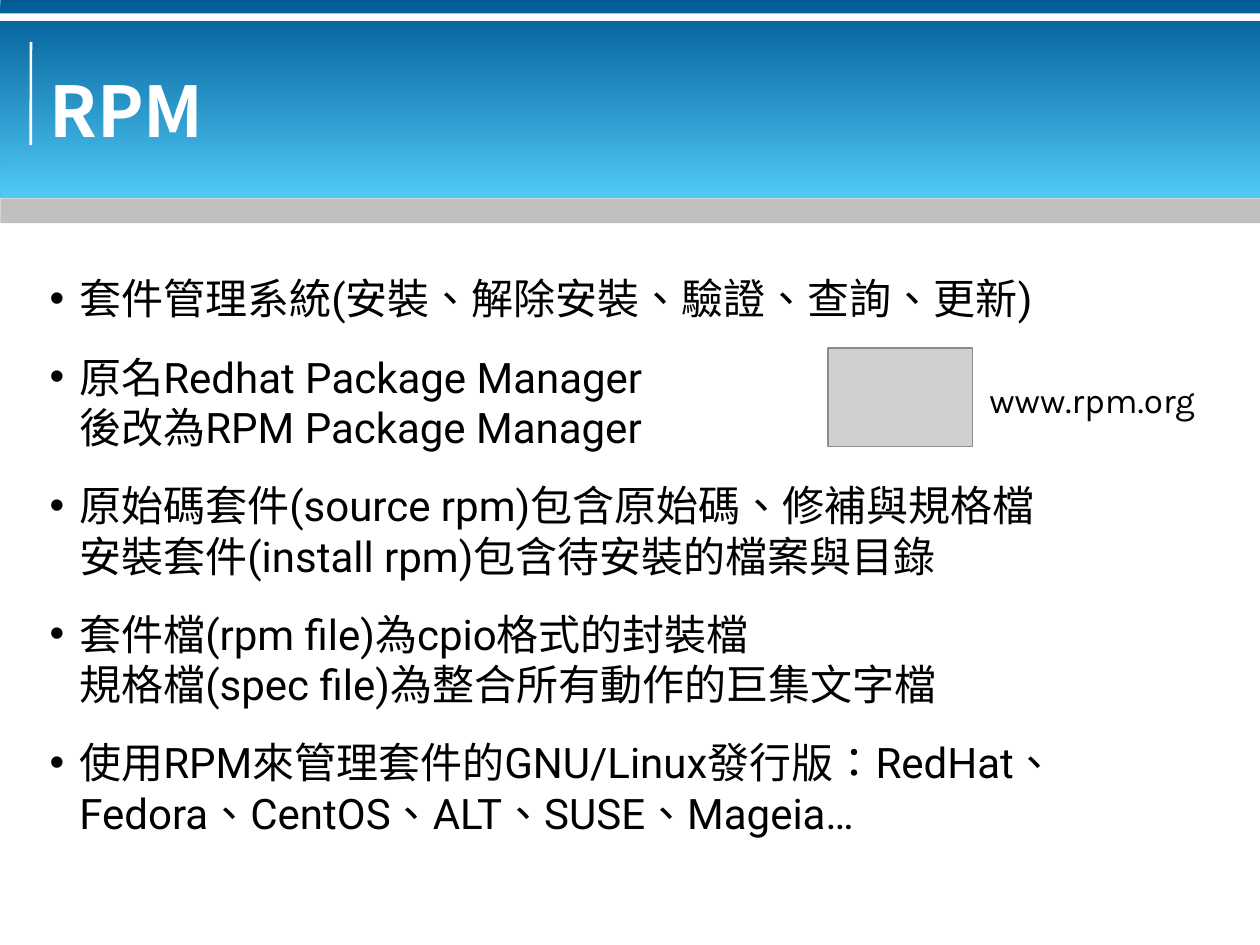
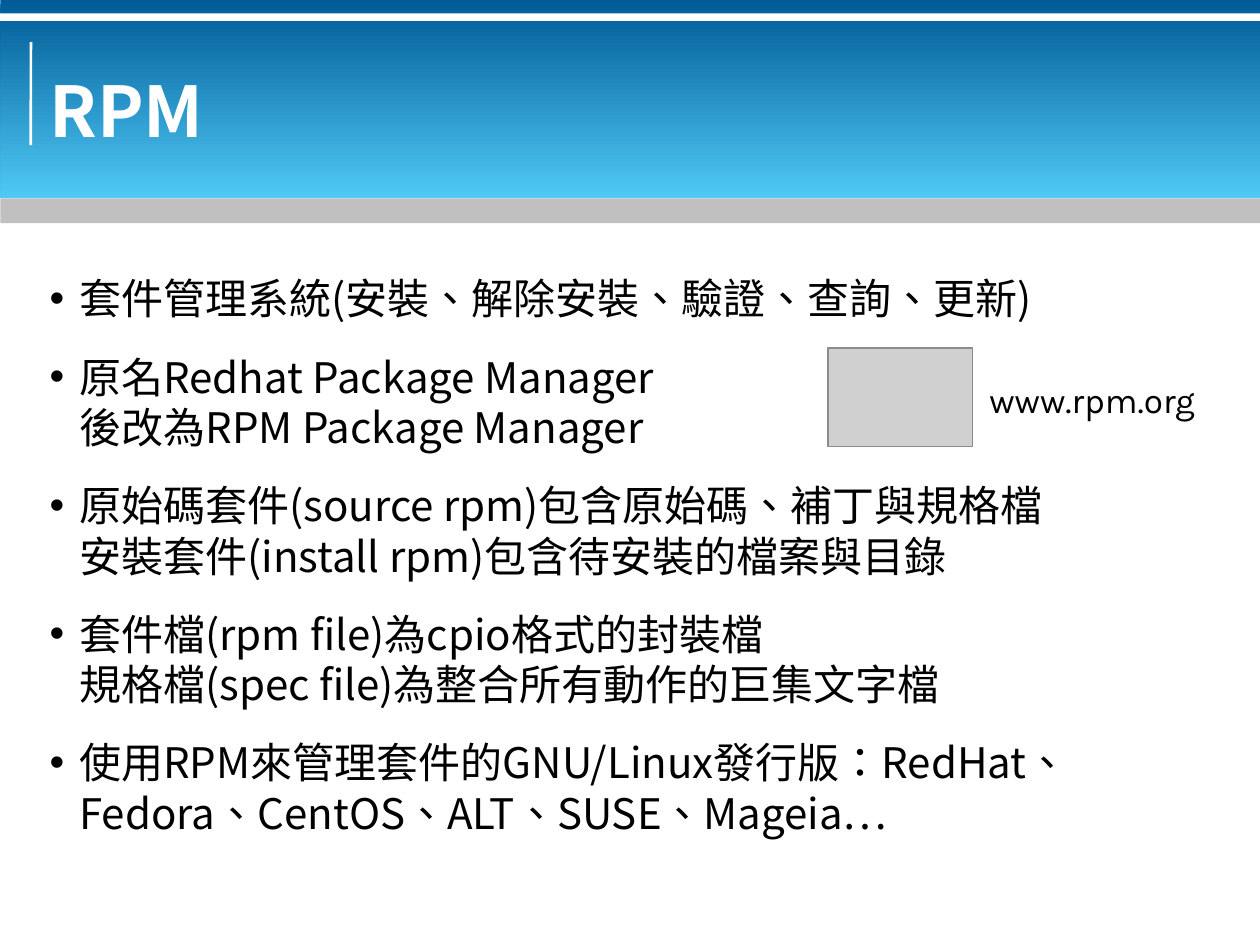
Before and after one commit to bluebat/.presentations, a slide deck: slide 4 of rpm-packaging.odp. Drawn at 1260x945 pixels with LibreOffice and Linux fonts; fonts in the diff are those of the drawing; grey boxes stand for pictures; background and template pictures are left out. Boxes give left, top, right and bottom in pixels: in the first picture for what was removed or moved away, otherwise in the second. Text is boxed around its words. In the diff, an @@ line names an element or a change of style, - is before the commit and + after.

```diff
--- a/rpm-packaging.odp
+++ b/rpm-packaging.odp
@@ text at (x1=79, y1=278, x2=1068, y2=839): font Roboto to Noto Sans CJK SC in "套件管理系統(安裝、解除安裝、驗證、查詢、更新)", "原名Redhat Package Manager", "後改為RPM Package Manager", "安裝套件(install rpm)包含待安裝的檔案與目錄" and 3 more places @@
@@ text at (x1=79, y1=485, x2=1042, y2=531): text changed; font Roboto to Noto Sans CJK SC @@
-• 原始碼套件(source rpm)包含原始碼、修補與規格檔
+• 原始碼套件(source rpm)包含原始碼、補丁與規格檔
```
Also in this commit, not shown: 44 other slides changed, 1 other file.
